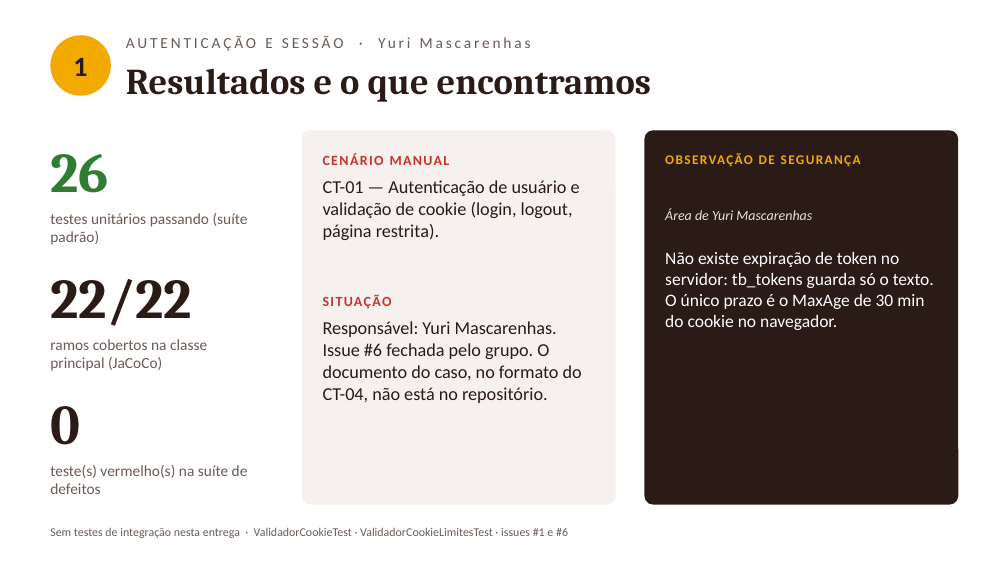
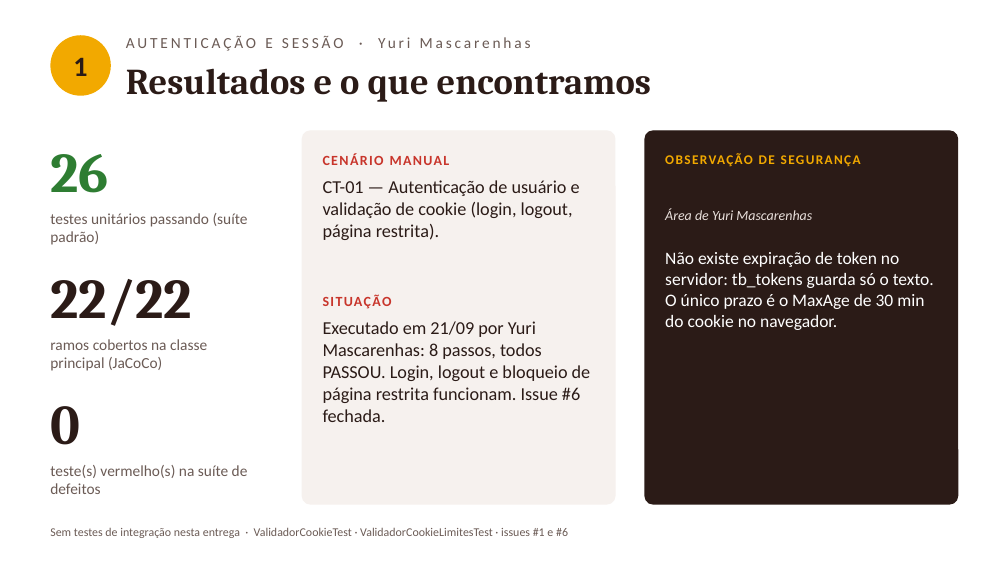
Before and after one commit to vini-pinheiro/trabalho-qualidade-e-teste-de-software, a slide deck: slide 3 of docs/entrega-1/apresentacao/apresentacao-entrega-1.pptx. Drawn at 1008x567 pixels with LibreOffice and Linux fonts; fonts in the diff are those of the drawing. Boxes give left, top, right and bottom in pixels: in the first picture for what was removed or moved away, otherwise in the second. Text is boxed around its words. In the diff, an @@ line names an element or a change of style, - is before the commit and + after.

Commit message:
docs: casos de teste manuais, plano e apresentação projetada no README
- cinco casos manuais executados, um por integrante, com prints
- deck e roteiro atualizados com os resultados reais dos manuais
- cinco defeitos novos encontrados nos manuais, registrados no relatório
- README do repositório mostra a apresentação e o resumo da entrega

```diff
--- a/docs/entrega-1/apresentacao/apresentacao-entrega-1.pptx
+++ b/docs/entrega-1/apresentacao/apresentacao-entrega-1.pptx
@@ text at [323,321,591,422]: text changed @@
-Responsável: Yuri Mascarenhas. Issue #6 fechada pelo grupo. O documento do caso, no formato do CT-04, não está no repositório.
+Executado em 21/09 por Yuri Mascarenhas: 8 passos, todos PASSOU. Login, logout e bloqueio de página restrita funcionam. Issue #6 fechada.
```
Also in this commit, not shown: 5 other slides changed, 12 other files.
